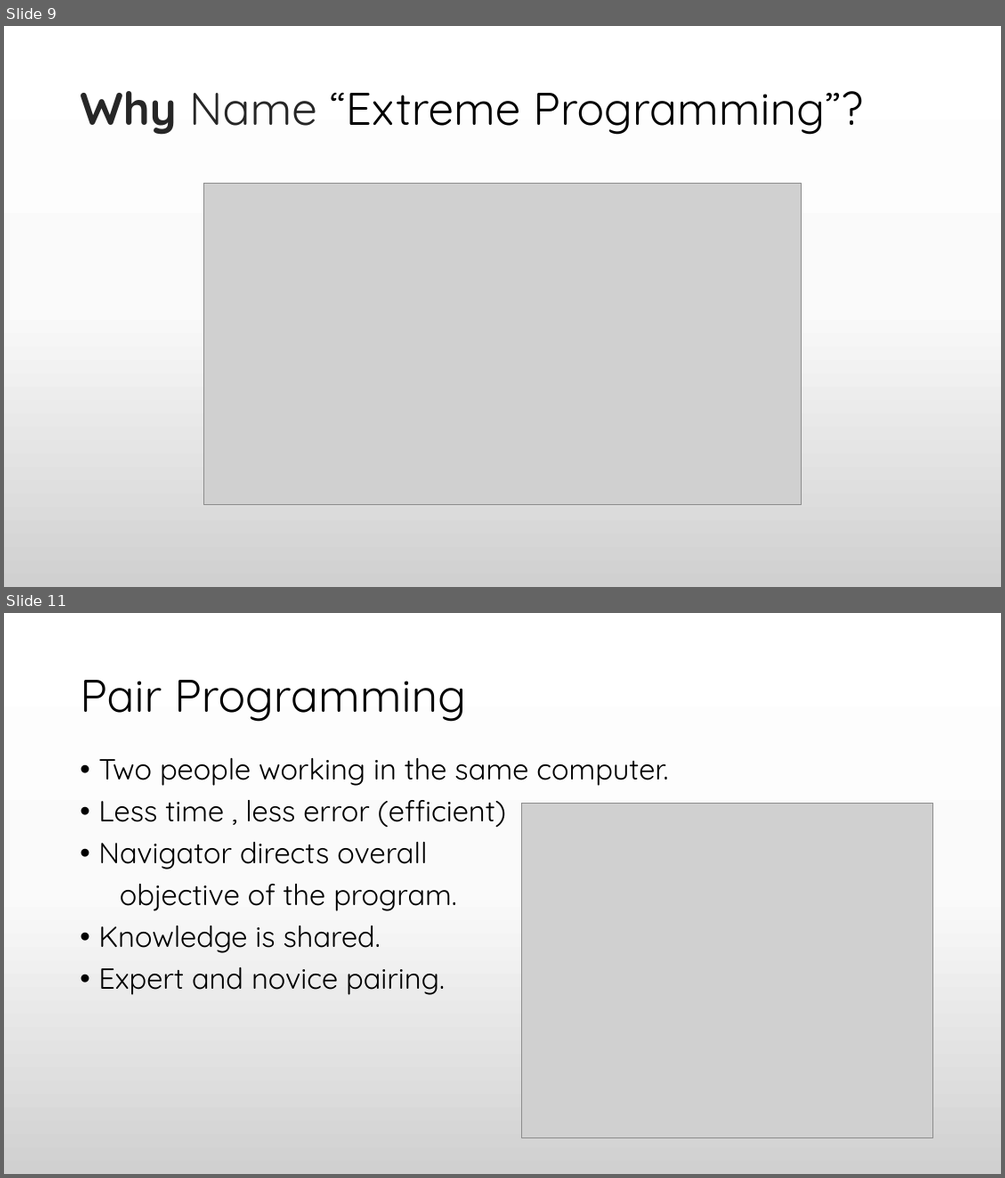
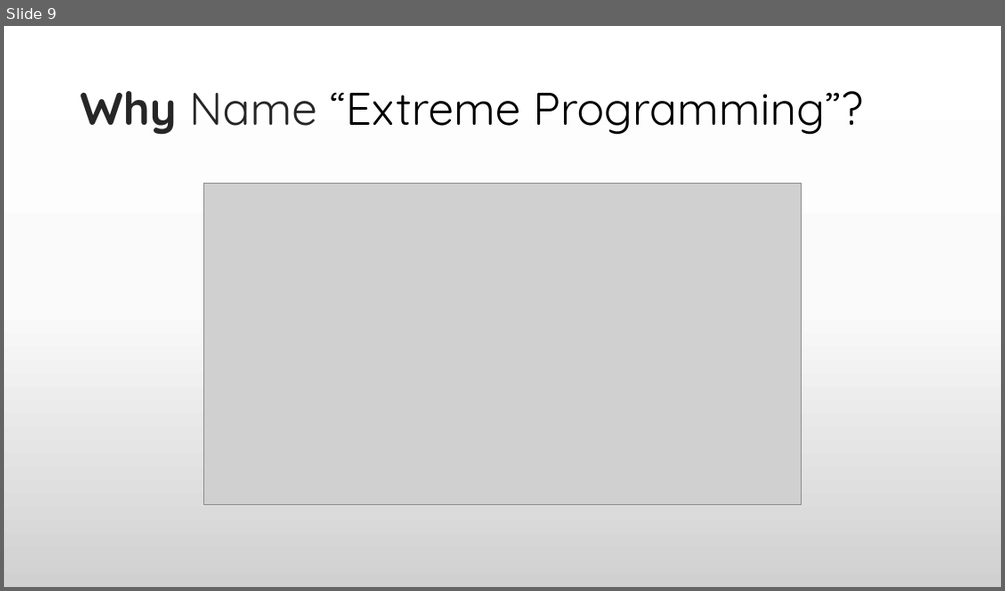
Before and after one commit to praash47/aasn-iii, a slide deck: extreme_programming.pptx. Shown one above the other, each under a label of ours: slides 9 and 11 before the commit, slide 9 after it; the slides between them are not shown. The pictures are 1005x1178 and 1005x591 pixels, drawn with LibreOffice and Linux fonts; fonts in the diff are those of the drawing; grey boxes stand for pictures. Boxes give left, top, right and bottom in pixels: in the first picture for what was removed or moved away, otherwise in the second. Text is boxed around its words. In the diff, an @@ line names an element or a change of style, - is before the commit and + after.

Commit message:
added theme, moved Asim's slides to a_extreme_programming.pptx

```diff
--- a/extreme_programming.pptx
+++ b/extreme_programming.pptx
@@ slide 11 removed at (x1=4, y1=613, x2=1001, y2=1174), background gradient #FFFFFF to #FBFBFB to #D1D1D1 @@
@@ title removed at (x1=80, y1=680, x2=466, y2=722) @@
-Pair Programming
@@ text removed at (x1=98, y1=758, x2=668, y2=995) @@
-• Two people working in the same computer.
-• Less time , less error (efficient)
-• Navigator directs overall
-objective of the program.
-• Knowledge is shared.
-• Expert and novice pairing.
@@ picture removed at (x1=521, y1=803, x2=932, y2=1138) @@
```
Also in this commit, not shown: 2 slides changed, 6 other slides removed, 2 other files.
